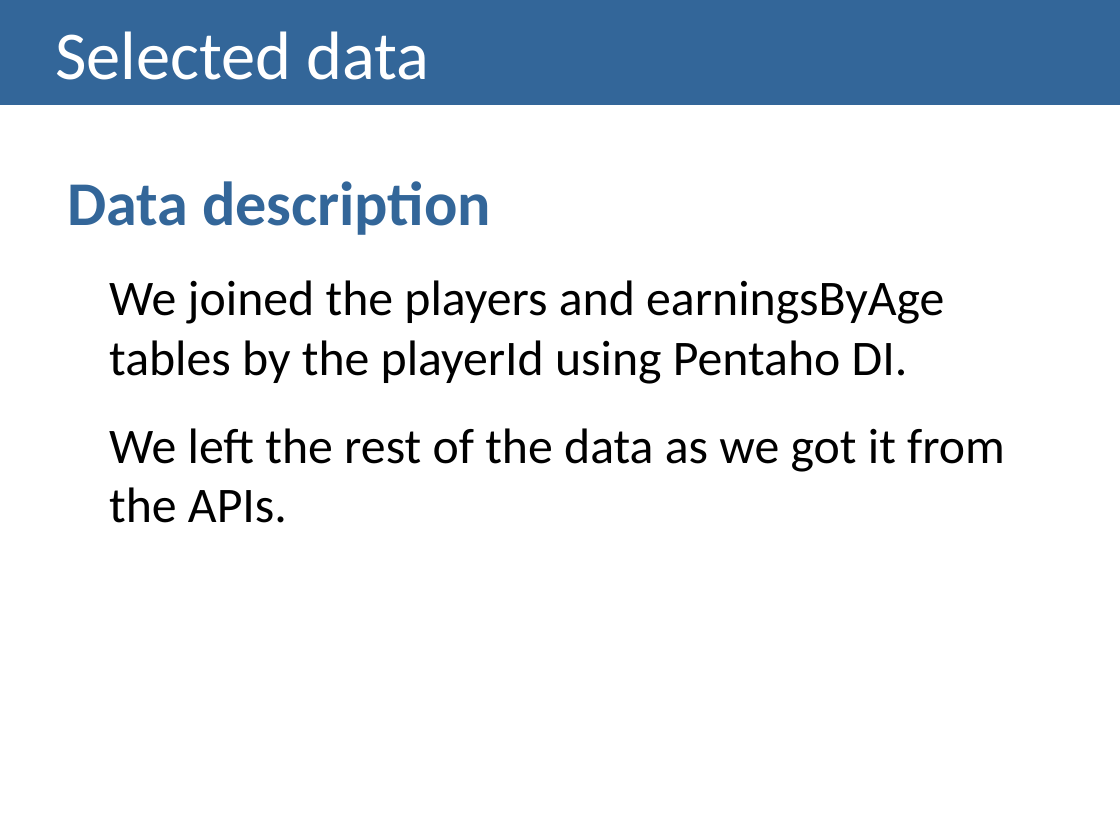
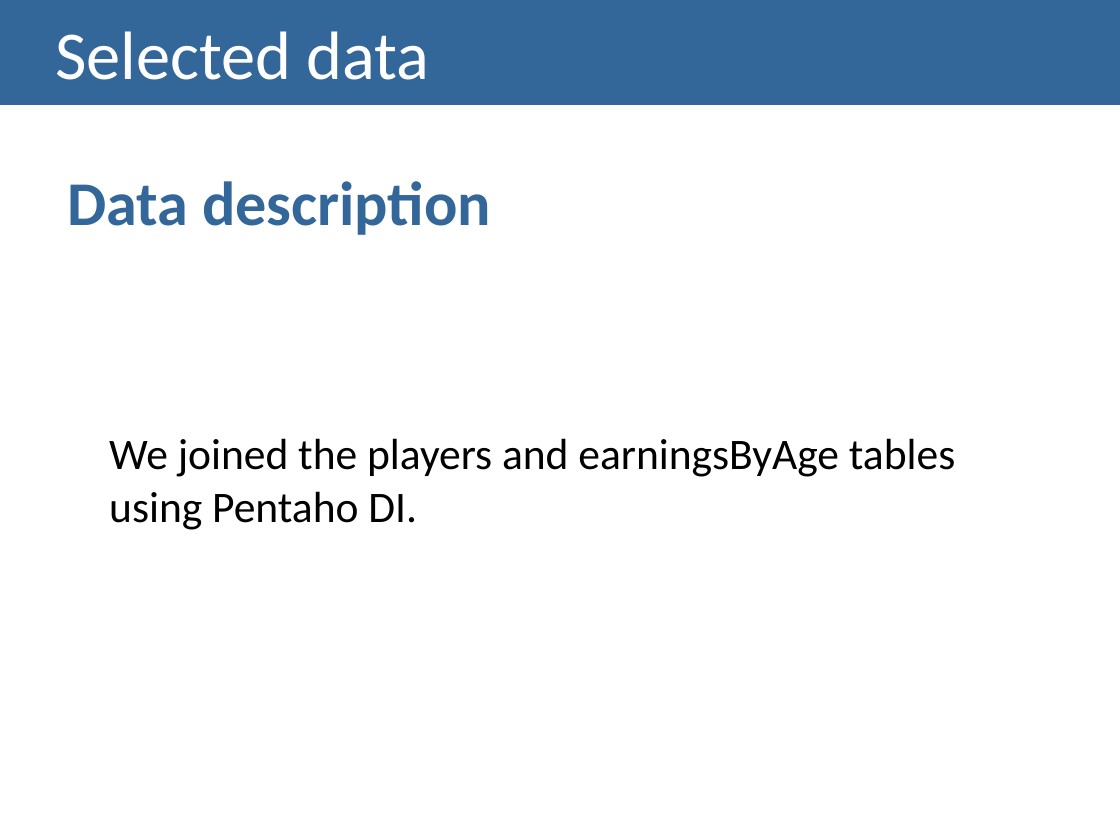
Before and after one commit to lucasrafael98/IV1819-esports, a slide deck: slide 5 of docs/Checkpoint II - Presentation.pptx. Drawn at 1120x840 pixels with LibreOffice and Linux fonts; fonts in the diff are those of the drawing. Boxes give left, top, right and bottom in pixels: in the first picture for what was removed or moved away, otherwise in the second. Text is boxed around its words. In the diff, an @@ line names an element or a change of style, - is before the commit and + after.

```diff
--- a/docs/Checkpoint II - Presentation.pptx
+++ b/docs/Checkpoint II - Presentation.pptx
@@ text at box(109, 438, 955, 530): text changed; size 32 to 28 pt @@
-We joined the players and earningsByAge tables by the playerId using Pentaho DI.
-We left the rest of the data as we got it from the APIs.
+We joined the players and earningsByAge tables using Pentaho DI.
```
Also in this commit, not shown: 5 other slides changed, 1 slide added.
